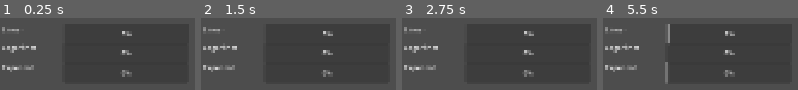
Above: before the commit, frames 1-4 (left to right).
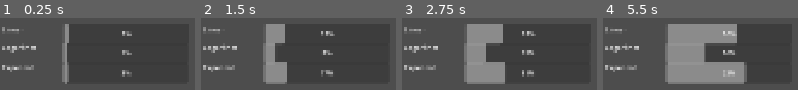
Above: after the commit, the same moments.

Repository: alemaki/SGJ_2026
Game: Godot game, scene res://src/debug/obsession_bar/obsession_test.tscn
Same seed, same stepped clock (60 frames per second), same inputs: the game is played once before the commit and once after it. This scene is started directly instead of the project's main scene.
Inputs (mouse positions are in pixels of both pictures, inside the frame that each line leads up to):
- Up to frame 1 (0.25 s): no input
- Up to frame 2 (1.5 s): tap Enter (ui_accept) at 0.5, 0.77, 1.25 s; move the mouse to (outside the picture) at 0.52 s; hold Right (ui_right) 0.53-1.28 s; click (outside the picture) at 0.67 s; move the mouse to (outside the picture) at 1.27 s; hold Down (ui_down) from 1.28 s (still down)
- Up to frame 3 (2.75 s): tap Enter (ui_accept) at 1.52 s; move the mouse to (outside the picture) at 2.02 s; release Down (ui_down) at 2.03 s; hold Right (ui_right) from 2.03 s (still down)
- Up to frame 4 (5.5 s): move the mouse to (outside the picture) at 2.77 s; release Right (ui_right) at 2.78 s; hold Up (ui_up) 2.78-3.53 s; click (outside the picture) at 2.92 s; tap Enter (ui_accept) at 3.02, 3.77, 4.52 s; move the mouse to (outside the picture) at 3.52 s; hold Left (ui_left) 3.53-5.03 s; move the mouse to (outside the picture) at 4.27 s; move the mouse to (outside the picture) at 5.02 s; hold Down (ui_down) from 5.03 s (still down); click (outside the picture) at 5.17 s

The runs differ from the first frame. In frame 1, 2.4% of the frame differs, in the area x 31-65%, y 8-92%; in frame 2, 8.7%; in frame 3, 15%; in frame 4, 27%, in the area x 31-74%, y 8-92%.

Commit message:
Added a signal for the obsessed bar being full
With that added more debug for it

Diff:
--- a/src/debug/obsession_bar/obsession_test.gd
+++ b/src/debug/obsession_bar/obsession_test.gd
@@ -12,14 +12,30 @@
 func _ready() -> void:
 	logarithmic_bar.scaling_type = ObsessionBar.PROGRESS_SCALING.LOGARITHMIC
 	logarithmic_bar.resume_progress()
+	logarithmic_bar.set_current_score(10)
 
 	linear_bar.scaling_type = ObsessionBar.PROGRESS_SCALING.LINEAR
 	linear_bar.resume_progress()
+	linear_bar.set_current_score(10)
 
 	exponential_bar.scaling_type = ObsessionBar.PROGRESS_SCALING.EXPONENTIAL
 	exponential_bar.resume_progress()
+	exponential_bar.set_current_score(10)
 
 func _on_timer_timeout() -> void:
-	logarithmic_bar.increase_current_score(SCORE_PER_TIME)
-	linear_bar.increase_current_score(SCORE_PER_TIME)
-	exponential_bar.increase_current_score(SCORE_PER_TIME)
+	pass
+	#logarithmic_bar.increase_current_score(SCORE_PER_TIME)
+	#linear_bar.increase_current_score(SCORE_PER_TIME)
+	#exponential_bar.increase_current_score(SCORE_PER_TIME)
+
+
+func _on_obsession_bar_obsession_filled_linear() -> void:
+	print("Obsessed by linear")
+
+
+func _on_obsession_bar_2_obsession_filled_logarithm() -> void:
+	print("Obsessed by logarithm")
+
+
+func _on_obsession_bar_3_obsession_filled_exponent() -> void:
+	print("Obsessed by exponent")
--- a/src/debug/obsession_bar/obsession_test.tscn
+++ b/src/debug/obsession_bar/obsession_test.tscn
@@ -62,3 +62,6 @@
 text = "Exponent"
 
 [connection signal="timeout" from="Timer" to="." method="_on_timer_timeout"]
+[connection signal="obsession_filled" from="ObsessionBar" to="." method="_on_obsession_bar_obsession_filled_linear"]
+[connection signal="obsession_filled" from="ObsessionBar2" to="." method="_on_obsession_bar_2_obsession_filled_logarithm"]
+[connection signal="obsession_filled" from="ObsessionBar3" to="." method="_on_obsession_bar_3_obsession_filled_exponent"]
--- a/src/scripts/ui/obsession_bar.gd
+++ b/src/scripts/ui/obsession_bar.gd
@@ -14,18 +14,20 @@
 var pause_timer: bool = true;
 
 const MAX_PROGRESS: float = 100.0
-const EXPONENT_CONSTANT: float = 1.5
-const LOGARITHMIC_BASE: float = 1.25
-const SCORE_CONVERSION_SCALE: float = 10.0
+@export var exponent_constant: float = 1.05
+@export var logarithmic_base: float = 1.5
+@export var score_conversion_scale: float = 1.0
+
+signal obsession_filled
 
 func _logaritmic_scaling(score: float) -> float:
-	return log(score) / log(LOGARITHMIC_BASE)
+	return log(score) / log(logarithmic_base)
 
 func _linear_scaling(score: float) -> float:
 	return score
 
 func _exponential_scaling(score: float) -> float:
-	return score ** EXPONENT_CONSTANT
+	return score ** exponent_constant
 
 func set_progress(new_progress: float) -> void:
 	current_progress = new_progress
@@ -52,7 +54,7 @@
 
 func scale(passed_time: float) -> float:
 	var scaling_constant: float = 0.0
-	var converted_score: float = current_score / SCORE_CONVERSION_SCALE
+	var converted_score: float = current_score / score_conversion_scale
 	match scaling_type:
 		PROGRESS_SCALING.LOGARITHMIC:
 			scaling_constant = _logaritmic_scaling(converted_score)
@@ -69,3 +71,6 @@
 func _process(delta: float) -> void:
 	if not pause_timer:
 		bar.value += scale(delta)
+		if is_equal_approx(bar.value, bar.max_value):
+			obsession_filled.emit()
+			pause_timer = true
